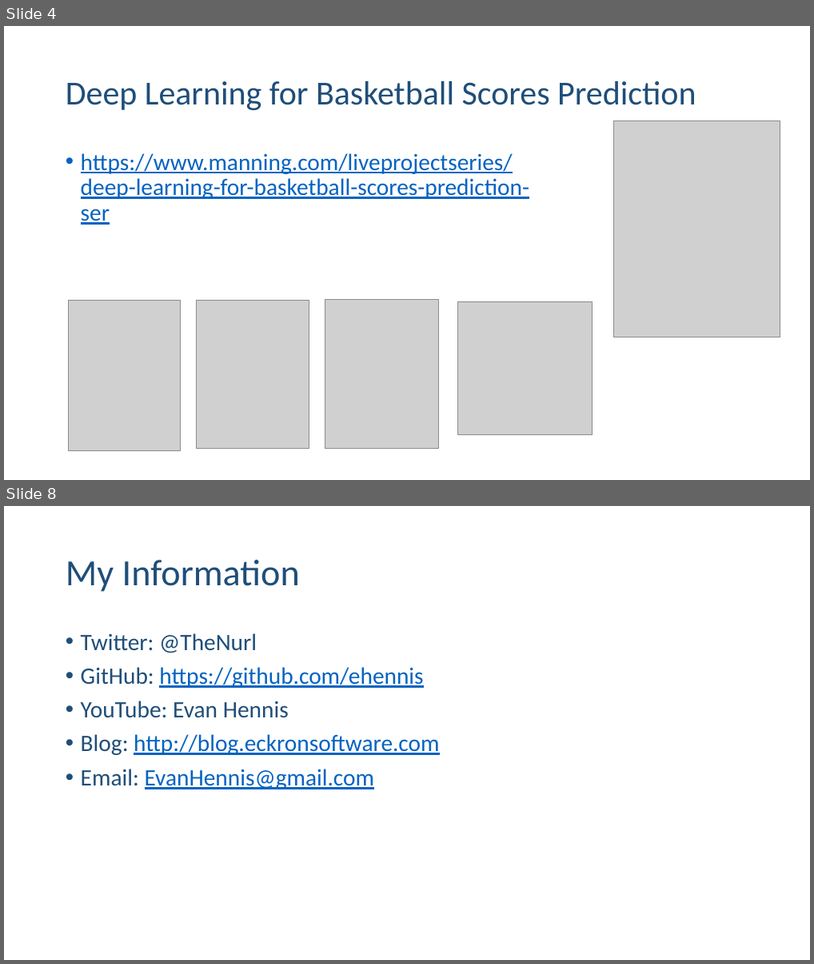
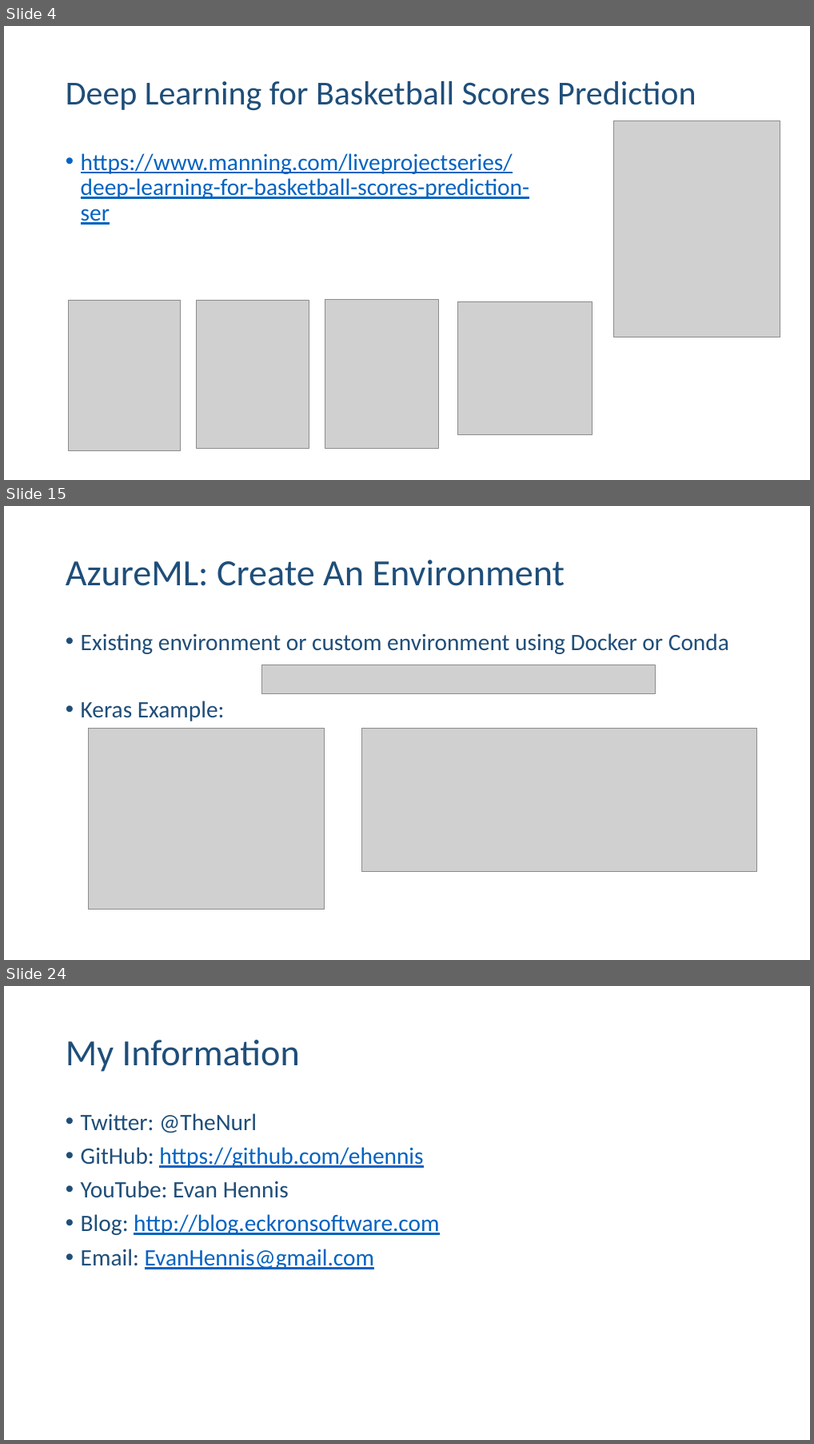
Before and after one commit to ehennis/Blog, a slide deck: AzureML/NebraskaCode.pptx. Shown one above the other, each under a label of ours: slides 4 and 8 before the commit, slides 4, 15 and 24 after it; the slides between them are not shown. The pictures are 814x964 and 814x1444 pixels, drawn with LibreOffice and Linux fonts; fonts in the diff are those of the drawing; grey boxes stand for pictures. Boxes give left, top, right and bottom in pixels: in the first picture for what was removed or moved away, otherwise in the second. Text is boxed around its words. In the diff, an @@ line names an element or a change of style, - is before the commit and + after.

```diff
--- a/AzureML/NebraskaCode.pptx
+++ b/AzureML/NebraskaCode.pptx
@@ slide 15 added at box(4, 506, 810, 960), background #FFFFFF @@
@@ title added at box(66, 560, 566, 586), 44 pt, text #1F4E79 @@
+AzureML: Create An Environment
@@ text added at box(81, 633, 730, 721), 28 pt, text #1F4E79 @@
+• Existing environment or custom environment using Docker or Conda
+• Keras Example:
@@ picture added at box(262, 664, 655, 693) @@
@@ picture added at box(88, 728, 324, 909) @@
@@ picture added at box(362, 728, 757, 871) @@
@@ what was slide 8 is now slide 24 @@
```
Also in this commit, not shown: 3 slides changed, 15 other slides added.
